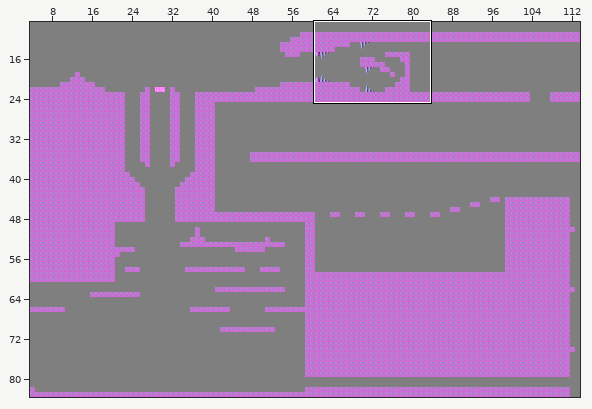
Tiled map: data/maps/planetonomy.tmx. The picture above shows the old version from afar; the outline marks the close-up.
Close-up. The starting point:
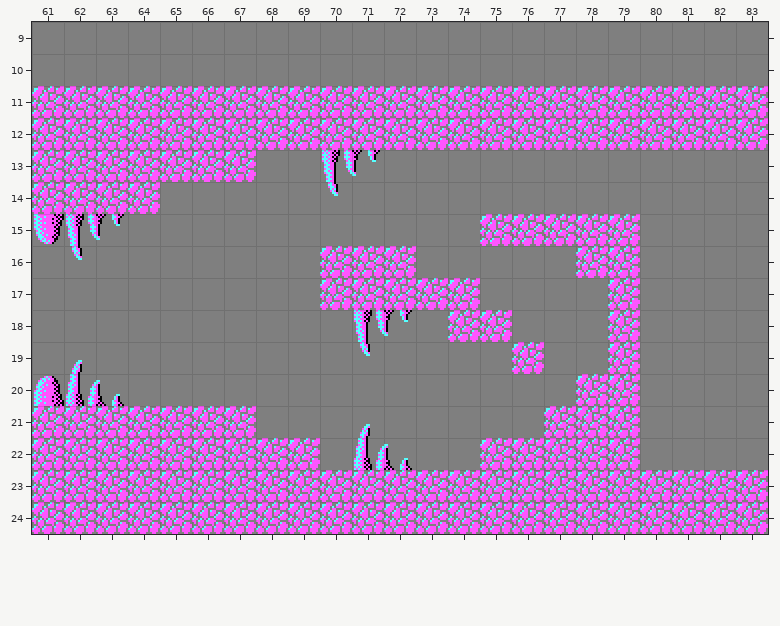
Cells are 16x16 px. Shown: x 61..83, y 9..24.
The same view after the edit:
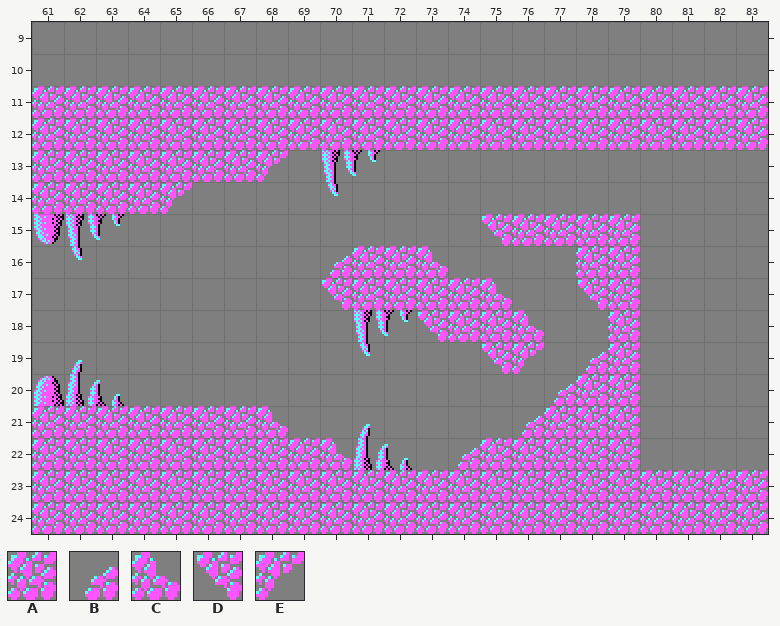
Key: from "Tiles": A 1, B 18, C 19, D 34, E 35.
_ is an empty cell.
The commit says: Add some partial ground tiles
Difference:
Layer "Tiles":
y 13: x 68 _ -> E
y 14: x 65 _ -> E
y 15: x 75 A -> D
y 16: x 70 A -> B; x 73 _ -> C
y 17: x 70 A -> D; x 75 _ -> C; x 78 _ -> D
y 18: x 73 _ -> D; x 76 _ -> C
y 19: x 75..76 _A -> DE; x 78 _ -> B
y 20: x 77 _ -> B
y 21: x 68 _ -> C; x 76 _ -> B
y 22: x 70 _ -> C; x 74 _ -> B
